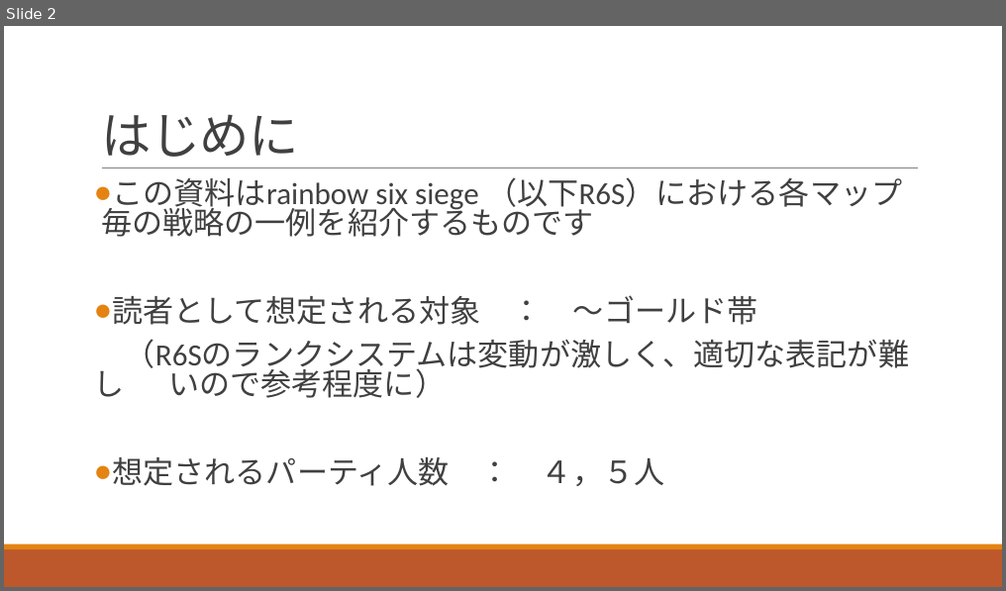
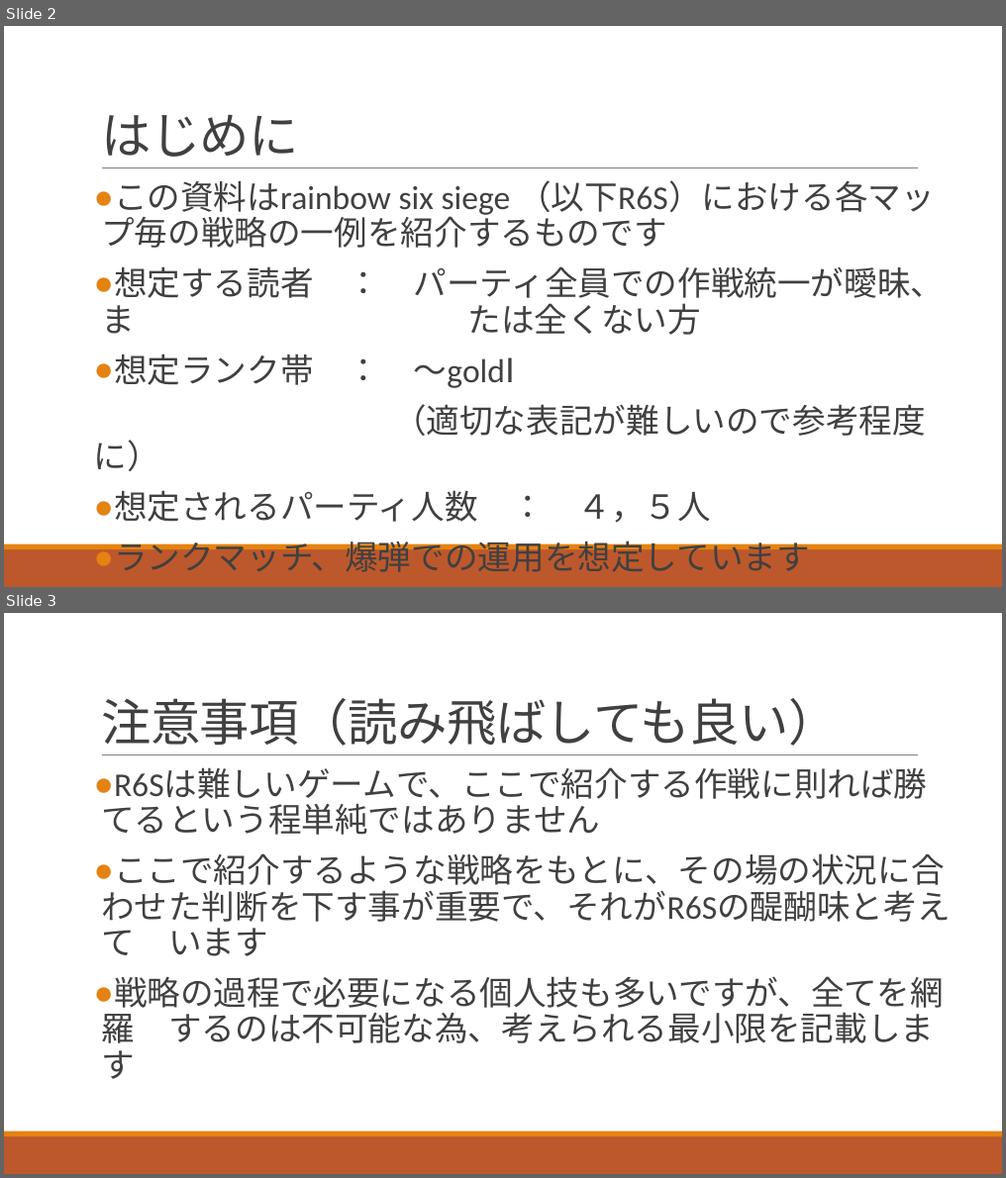
Before and after one commit to kaito-000/r6s_slide, a slide deck: R6S.pptx. Shown one above the other, each under a label of ours: slide 2 before the commit, slides 2 and 3 after it. The pictures are 1006x591 and 1006x1178 pixels, drawn with LibreOffice and Linux fonts; fonts in the diff are those of the drawing. Boxes give left, top, right and bottom in pixels: in the first picture for what was removed or moved away, otherwise in the second. Text is boxed around its words. In the diff, an @@ line names an element or a change of style, - is before the commit and + after.

```diff
--- a/R6S.pptx
+++ b/R6S.pptx
@@ slide 3 added at box(4, 613, 1002, 1174), background #FFFFFF; not listed: 3 template elements that a slide beside it also shows @@
@@ title added at box(101, 698, 838, 746), 48 pt, text #404040 @@
+注意事項（読み飛ばしても良い）
@@ text added at box(101, 768, 949, 1079), 32 pt, text #404040 @@
+● R6Sは難しいゲームで、ここで紹介する作戦に則れば勝てる という程単純ではありません
+● ここで紹介するような戦略をもとに、その場の状況に合わせ た判断を下す事が重要で、それがR6Sの醍醐味と考えて います
+● 戦略の過程で必要になる個人技も多いですが、全てを網羅 するのは不可能な為、考えられる最小限を記載します
@@ slide 2 changed as well @@
@@ text at box(101, 180, 935, 523): size 29.6 to 32 pt in "この資料はrainbow six siege （以下R6S）における各マップ毎の戦略の一例を紹介するものです", "想定されるパーティ人数 ： ４，５人"; line spacing 0.8 to 0.9 @@
@@ text at box(94, 267, 944, 472): text changed; size 29.6 to 32 pt @@
-● 読者として想定される対象 ： ～ゴールド帯
-（R6Sのランクシステムは変動が激しく、適切な表記が難し いので参考程度に）
+● 想定する読者 ： パーティ全員での作戦統一が曖昧、ま たは全くない方
+● 想定ランク帯 ： ～goldⅠ
+（適切な表記が難しいので参考程度に）
@@ text at box(114, 535, 810, 572): paragraph added @@
+● ランクマッチ、爆弾での運用を想定しています
```
Also in this commit, not shown: 2 other slides changed, 5 other slides added.
